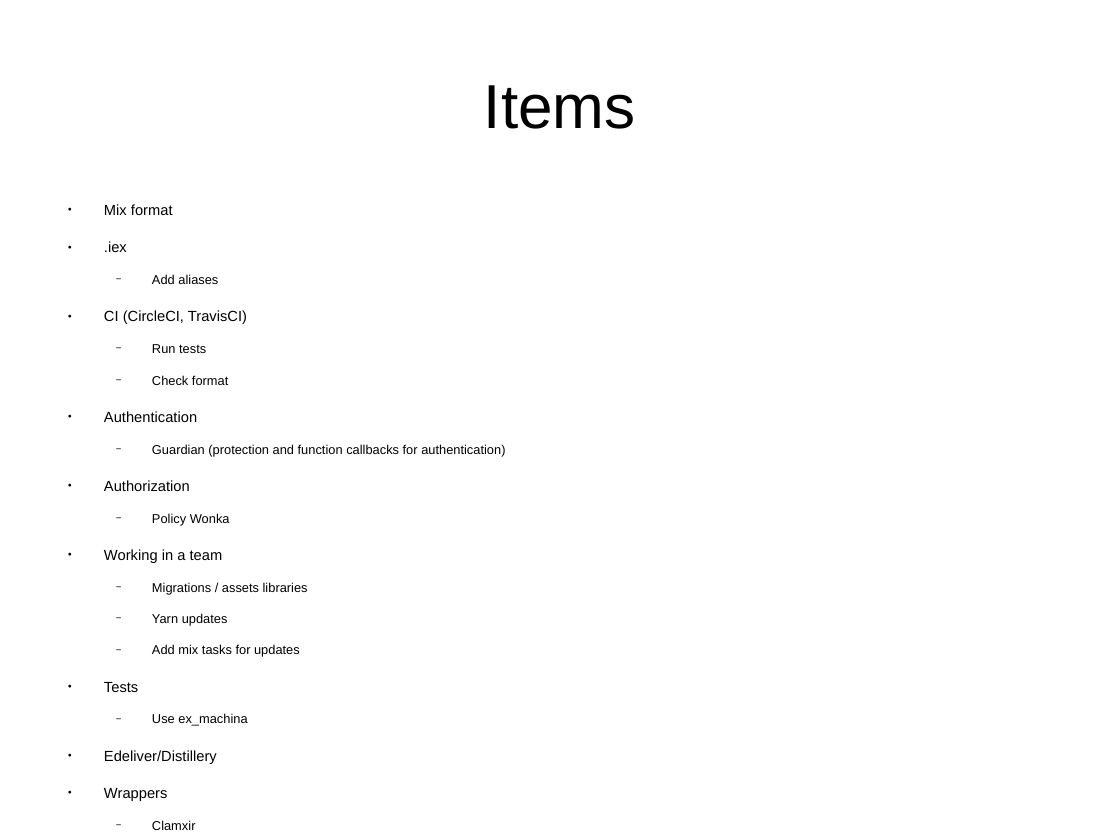
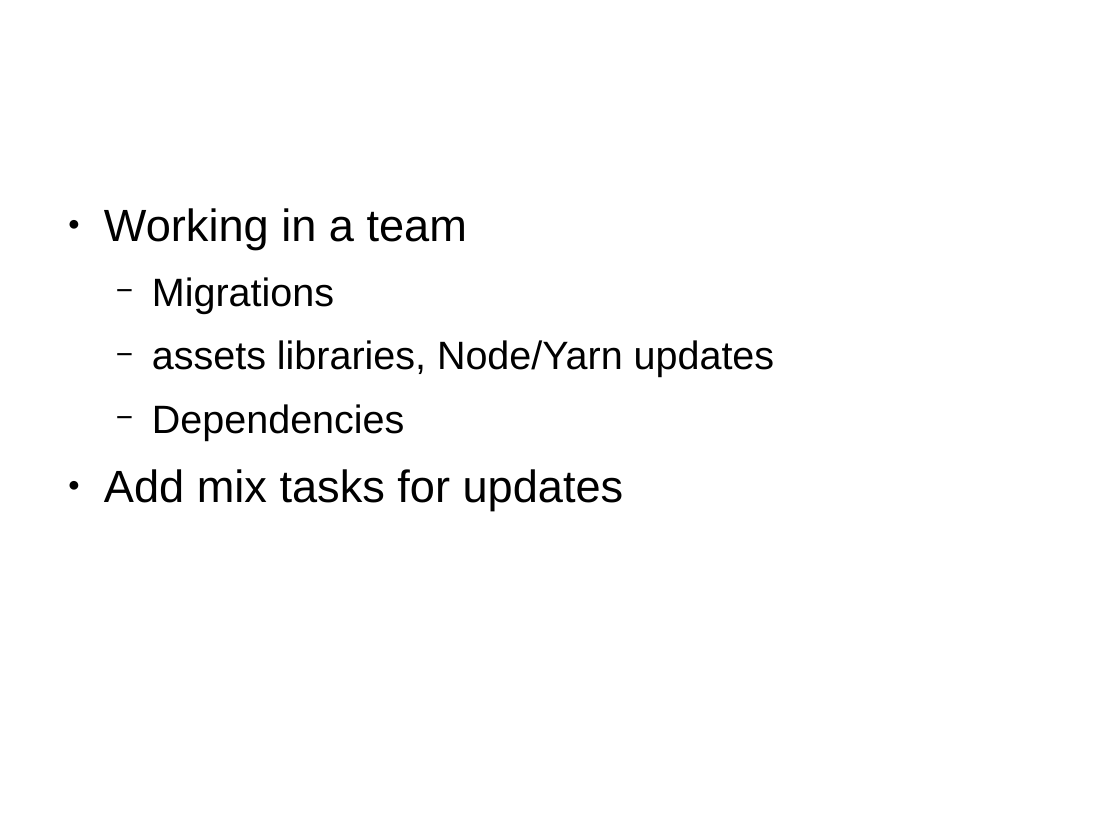
Before and after one commit to ramortegui/talks, a slide deck: slide 27 of odps/working_with_phoenix.odp (slide 9 before the commit). Drawn at 1120x840 pixels with LibreOffice and Linux fonts; fonts in the diff are those of the drawing. Boxes give left, top, right and bottom in pixels: in the first picture for what was removed or moved away, otherwise in the second. Text is boxed around its words. In the diff, an @@ line names an element or a change of style, - is before the commit and + after.

```diff
--- a/odps/working_with_phoenix.odp
+++ b/odps/working_with_phoenix.odp
@@ title removed at [484,85,636,129] @@
-Items
@@ text at [104,204,505,525]: paragraphs removed @@
-● Mix format
-● .iex
-  − Add aliases
-● CI (CircleCI, TravisCI)
-  − Run tests
-  − Check format
-● Authentication
-  − Guardian (protection and function callbacks for authentication)
-● Authorization
-  − Policy Wonka
@@ text at [104,208,624,510]: size 10.4 to 32 pt in "Working in a team"; size 9.1 to 32 pt in "Add mix tasks for updates"; bullet − to ●; list level 2 to 1 in "Add mix tasks for updates" @@
@@ text at [152,277,774,440]: text changed; size 9.1 to 28 pt @@
-  − Migrations / assets libraries
-  − Yarn updates
+  − Migrations
+  − assets libraries, Node/Yarn updates
+  − Dependencies
@@ text at [104,682,247,830]: paragraphs removed @@
-● Tests
-  − Use ex_machina
-● Edeliver/Distillery
-● Wrappers
-  − Clamxir
```
Also in this commit, not shown: 7 other slides changed, 22 slides added, 1 slide removed.
